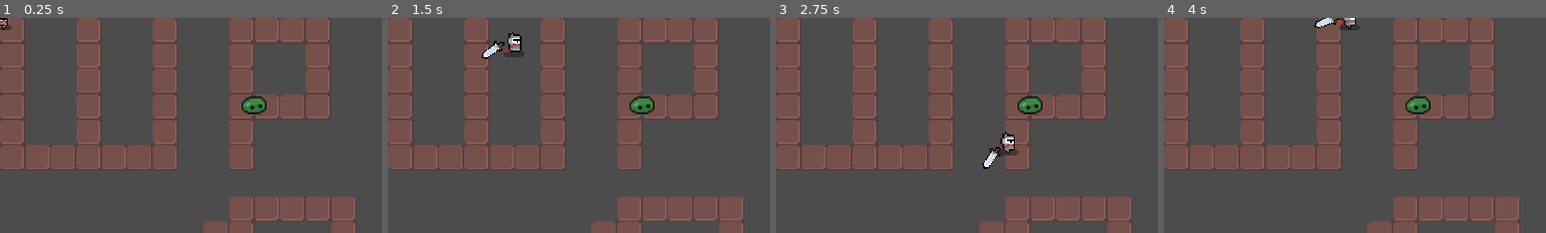
Above: before the commit, frames 1-4 (left to right).
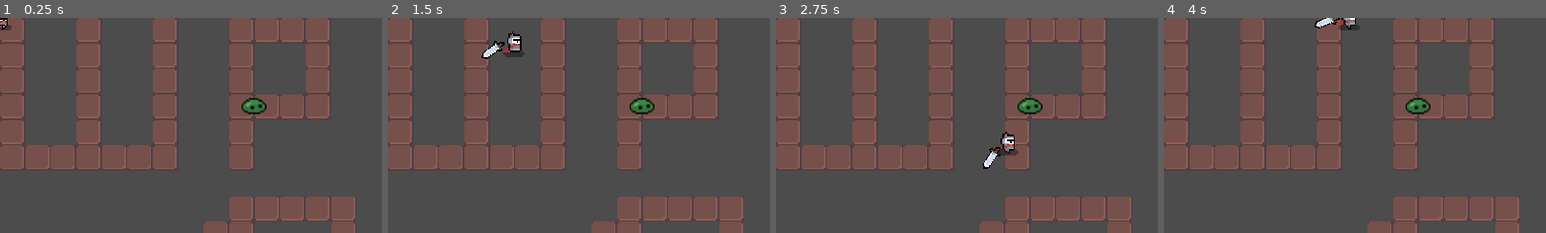
Above: after the commit, the same moments.

Repository: wakldjwakljfwlkjfwa/gd-endterm
Game: Godot game, scene res://Game.tscn
Two runs of this game, one before a commit and one after it. Both use one fixed random seed, a clock stepped at 60 frames per second and the inputs below.
Inputs (mouse positions are % of the whole screen's width and height, from its top left):
- Up to frame 1 (0.25 s): no input
- Up to frame 2 (1.5 s): tap Enter at 0.5 s; move the mouse to (72, 45) at 0.52 s; hold Right (ui_right) 0.53-1.28 s; click (72, 45) at 0.6 s; move the mouse to (30, 55) at 1.27 s; hold Down (ui_down) from 1.28 s (still down); click (30, 55) at 1.35 s
- Up to frame 3 (2.75 s): move the mouse to (60, 28) at 2.02 s; release Down (ui_down) at 2.03 s; hold Right (ui_right) from 2.03 s (still down); click (60, 28) at 2.1 s
- Up to frame 4 (4 s): move the mouse to (45, 70) at 2.77 s; release Right (ui_right) at 2.78 s; hold Up (ui_up) 2.78-3.53 s; click (45, 70) at 2.85 s; move the mouse to (80, 65) at 3.52 s; hold Left (ui_left) from 3.53 s (still down); click (80, 65) at 3.6 s
The pictures show only the part of the screen within x 0-50%, y 0-50%; the shares and areas given below are measured in that part.

The runs differ from the first frame. In frame 1, 0.1% of the frame differs, in the area x 63-70%, y 36-41%; in frame 2, 0.1%; in frame 3, 0.1%; in frame 4, 0.1%.

Commit message:
Add damageable group

Diff:
--- a/Characters/Character.tscn
+++ b/Characters/Character.tscn
@@ -3,7 +3,9 @@
 [ext_resource path="res://Characters/Character.gd" type="Script" id=1]
 [ext_resource path="res://FSM.gd" type="Script" id=2]
 
-[node name="Character" type="KinematicBody2D"]
+[node name="Character" type="KinematicBody2D" groups=[
+"damageable",
+]]
 script = ExtResource( 1 )
 
 [node name="FiniteStateMachine" type="Node" parent="."]
--- a/Characters/Enemy/Enemy.tscn
+++ b/Characters/Enemy/Enemy.tscn
@@ -9,7 +9,6 @@
 script = ExtResource( 2 )
 
 [node name="AnimatedSprite" parent="." index="1"]
-animation = "idle"
 playing = true
 
 [node name="CollisionShape2D" parent="." index="2"]
--- a/Characters/Enemy/Slime/Slime.tscn
+++ b/Characters/Enemy/Slime/Slime.tscn
@@ -88,7 +88,7 @@
 [node name="AnimatedSprite" parent="." index="1"]
 frames = SubResource( 8 )
 animation = "move"
-frame = 3
+frame = 1
 
 [node name="CollisionShape2D" parent="." index="2"]
 shape = SubResource( 1 )
--- a/Characters/Player/Player.gd
+++ b/Characters/Player/Player.gd
@@ -20,7 +20,7 @@
 		sword_animation_player.play("attack")
 		var sword_area: Area2D = sword.get_node("SwordHitArea")
 		for body in sword_area.get_overlapping_bodies():
-			if body.is_in_group("enemies"):
+			if body.is_in_group("damageable"):
 				print(body)
 				body.take_damage(3)
 
